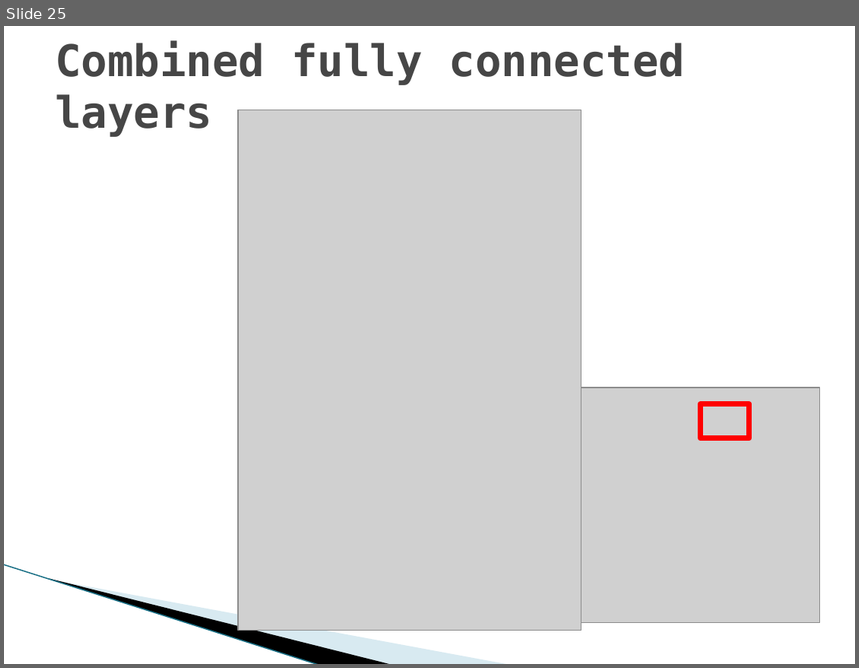
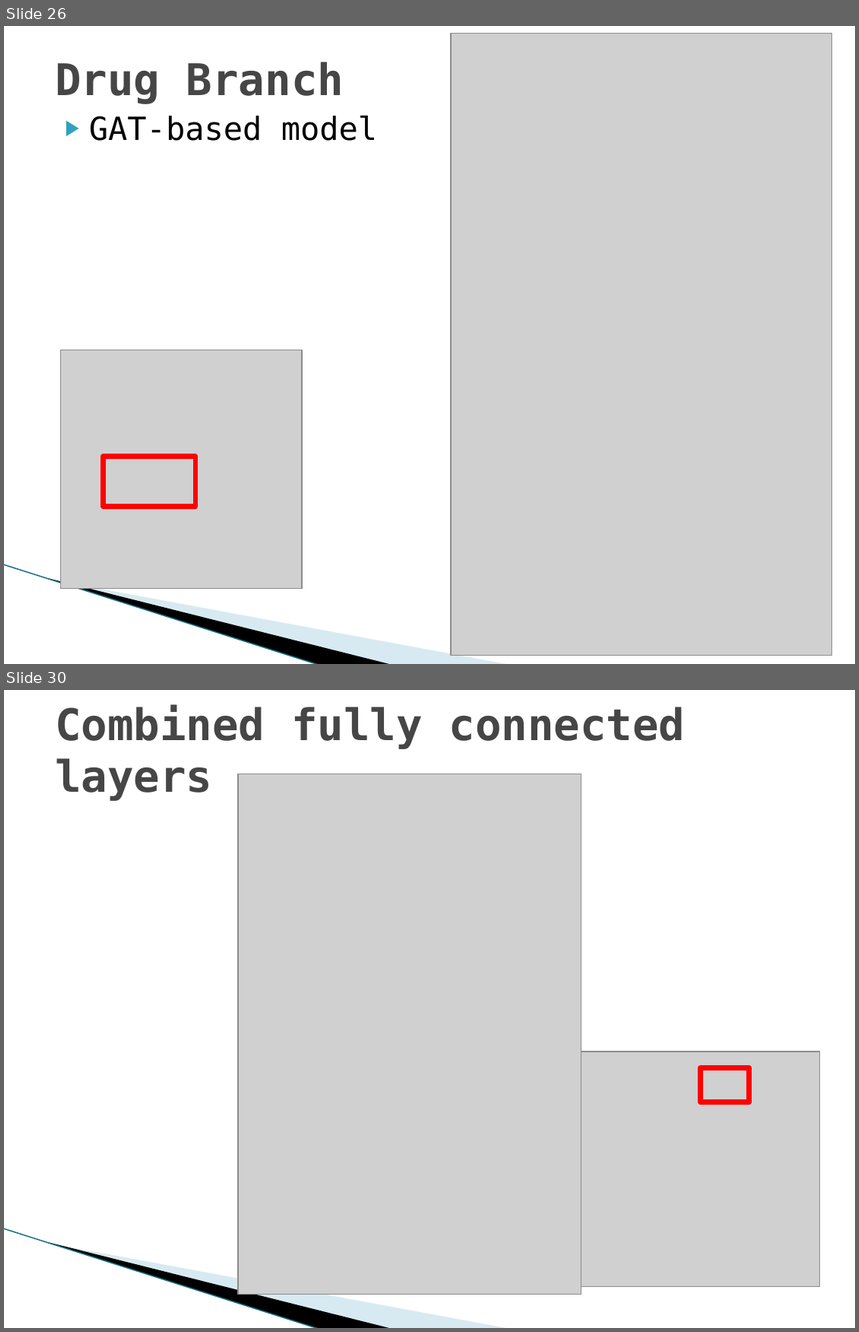
Before and after one commit to YoussefEzz/GraphDTA_forked, a slide deck: presentation/Drug Target affinity.pptx. Shown one above the other, each under a label of ours: slide 25 before the commit, slides 26 and 30 after it; the slides between them are not shown. The pictures are 859x668 and 859x1332 pixels, drawn with LibreOffice and Linux fonts; fonts in the diff are those of the drawing; grey boxes stand for pictures; background and template pictures are left out. Boxes give left, top, right and bottom in pixels: in the first picture for what was removed or moved away, otherwise in the second. Text is boxed around its words. In the diff, an @@ line names an element or a change of style, - is before the commit and + after.

Commit message:
update presentation with models

```diff
--- a/presentation/Drug Target affinity.pptx
+++ b/presentation/Drug Target affinity.pptx
@@ slide 26 added at (x1=4, y1=26, x2=855, y2=664), background #FFFFFF; not listed: 3 template elements that a slide beside it also shows @@
@@ picture added at (x1=451, y1=33, x2=832, y2=655) @@
@@ title added at (x1=55, y1=62, x2=344, y2=104), 36.9 pt, text #464646, bold @@
+Drug Branch
@@ text added at (x1=89, y1=116, x2=377, y2=141), 27 pt, text #000000 @@
+▶ GAT-based model
@@ picture added at (x1=61, y1=351, x2=302, y2=588) @@
@@ rectangle added at (x1=104, y1=457, x2=196, y2=507), outline #FF0000 4.33 pt @@
@@ what was slide 25 is now slide 30 @@
```
Also in this commit, not shown: 2 slides changed, 4 other slides added, 14 other files.
